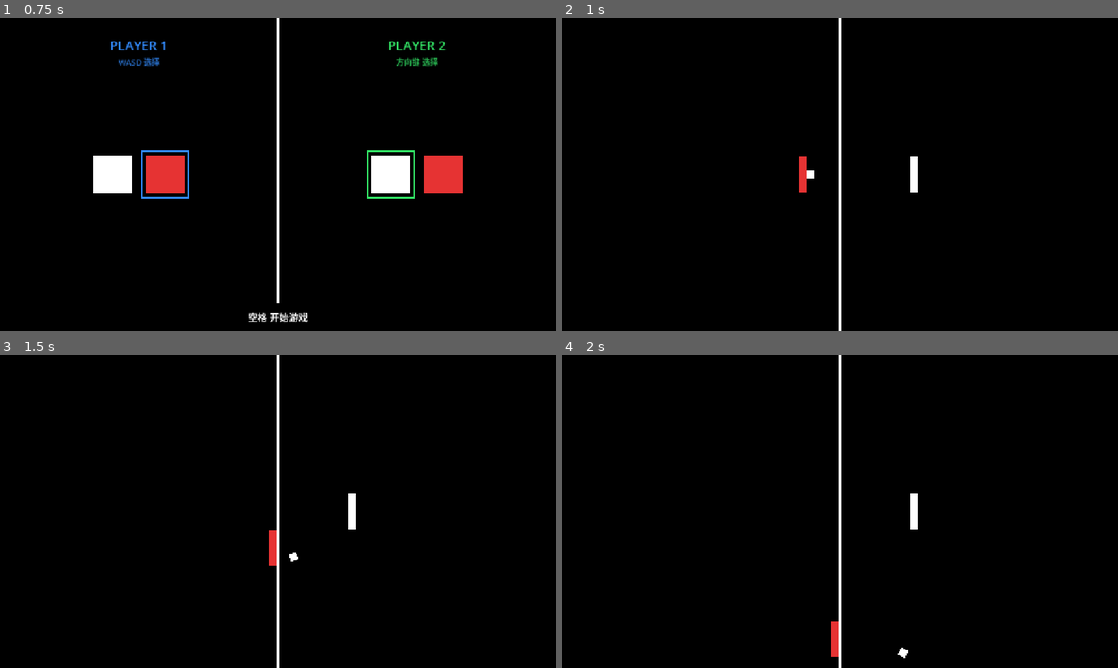
Above: before the commit, frames 1-4 (two rows, left to right).
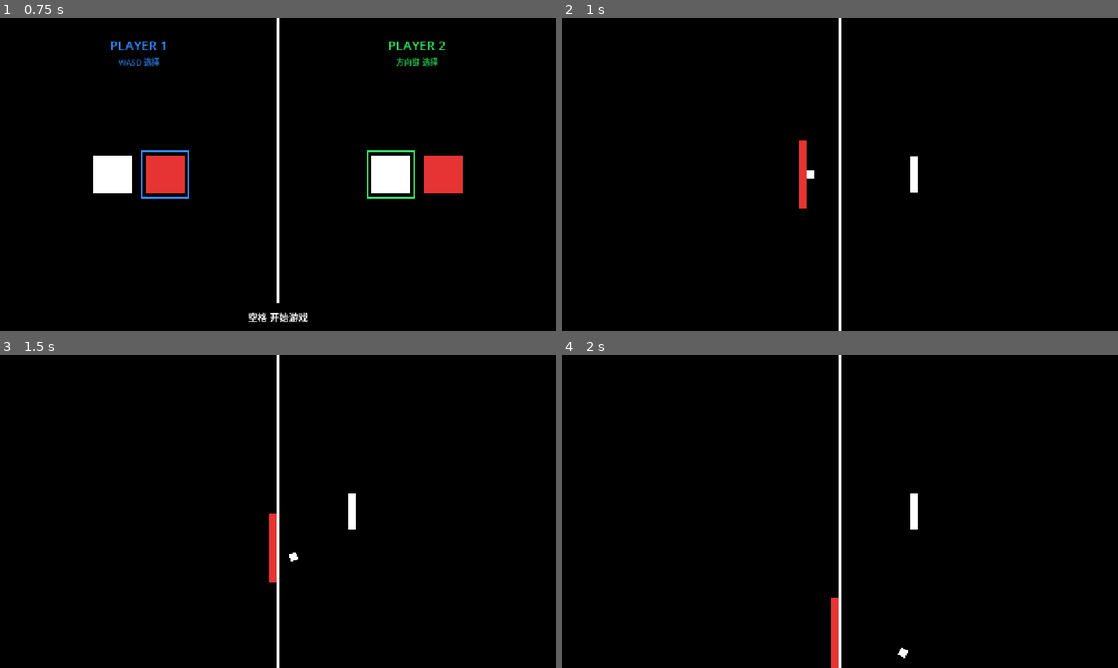
Above: after the commit, the same moments.

Repository: SKHUO/Pong
Game: Godot game, scene res://scenes/character_select/character_select.tscn
Same seed, same stepped clock (60 frames per second), same inputs: the game is played once before the commit and once after it.
Inputs:
- Up to frame 1 (0.75 s): tap Enter at 0.5 s; hold D from 0.53 s (still down); tap J at 0.6 s
- Up to frame 2 (1 s): keep holding D; tap Space at 0.77 s
- Up to frame 3 (1.5 s): release D at 1.28 s; hold S from 1.28 s (still down); tap J at 1.35 s
- Up to frame 4 (2 s): keep holding S; tap Space at 1.52 s

Frame 1 is identical in both runs. In frame 2, 0.1% of the frame differs, in the area x 42-44%, y 39-61%; in frame 3, 0.1%; in frame 4, 0.2%, in the area x 48-50%, y 77-100%.

Commit message:
Give red character a double-length paddle

Diff:
--- a/scripts/data/character.gd
+++ b/scripts/data/character.gd
@@ -5,6 +5,7 @@
 @export var id: StringName = &""
 @export var display_name: String = ""
 @export var body_color: Color = Color.WHITE
+@export var paddle_size := Vector2(18.0, 80.0)
 @export var skill_speed_multiplier := 1.0
 @export var skill_duration := 0.0
 @export var skill_cooldown := 0.0
--- a/scripts/data/character_library.gd
+++ b/scripts/data/character_library.gd
@@ -2,6 +2,8 @@
 
 
 const DEFAULT_ID := &"white"
+const WHITE_PADDLE_SIZE := Vector2(18.0, 80.0)
+const RED_PADDLE_SIZE := Vector2(WHITE_PADDLE_SIZE.x, WHITE_PADDLE_SIZE.y * 2.0)
 
 static var _characters: Array[CharacterDef] = []
 
@@ -9,8 +11,8 @@
 static func get_all() -> Array[CharacterDef]:
 	if _characters.is_empty():
 		_characters = [
-			_build(&"white", "白色角色", Color(1.0, 1.0, 1.0), 1.5, 0.5, 1.5),
-			_build(&"red", "红色角色", Color(0.9, 0.2, 0.2)),
+			_build(&"white", "白色角色", Color(1.0, 1.0, 1.0), WHITE_PADDLE_SIZE, 1.5, 0.5, 1.5),
+			_build(&"red", "红色角色", Color(0.9, 0.2, 0.2), RED_PADDLE_SIZE),
 		]
 	return _characters
 
@@ -26,6 +28,7 @@
 	id: StringName,
 	display_name: String,
 	body_color: Color,
+	paddle_size := Vector2(18.0, 80.0),
 	skill_speed_multiplier := 1.0,
 	skill_duration := 0.0,
 	skill_cooldown := 0.0
@@ -34,6 +37,7 @@
 	character.id = id
 	character.display_name = display_name
 	character.body_color = body_color
+	character.paddle_size = paddle_size
 	character.skill_speed_multiplier = skill_speed_multiplier
 	character.skill_duration = skill_duration
 	character.skill_cooldown = skill_cooldown
--- a/scripts/game/game.gd
+++ b/scripts/game/game.gd
@@ -22,11 +22,12 @@
 	background.configure(PLAYFIELD_SIZE)
 	divider.configure(PLAYFIELD_SIZE)
 
+	player1.apply_character(GameSession.get_character(0))
+	player2.apply_character(GameSession.get_character(1))
+
 	var divider_rect := divider.get_playfield_rect()
 	player1.configure(PLAYFIELD_SIZE, PLAYER_1_SIDE, divider_rect)
 	player2.configure(PLAYFIELD_SIZE, PLAYER_2_SIDE, divider_rect)
-	player1.apply_character(GameSession.get_character(0))
-	player2.apply_character(GameSession.get_character(1))
 	ball.configure(PLAYFIELD_SIZE)
 	ball.out_of_bounds.connect(_on_ball_out_of_bounds)
 	reset_game()
--- a/scripts/game/player.gd
+++ b/scripts/game/player.gd
@@ -50,6 +50,7 @@
 
 func apply_character(character: CharacterDef) -> void:
 	body_color = character.body_color
+	paddle_size = character.paddle_size
 	skill_speed_multiplier = character.skill_speed_multiplier
 	skill_duration = character.skill_duration
 	skill_cooldown = character.skill_cooldown
Not shown, changed: docs/PRODUCT_DESIGN.md
Not shown, changed: docs/TECHNICAL_DESIGN.md
